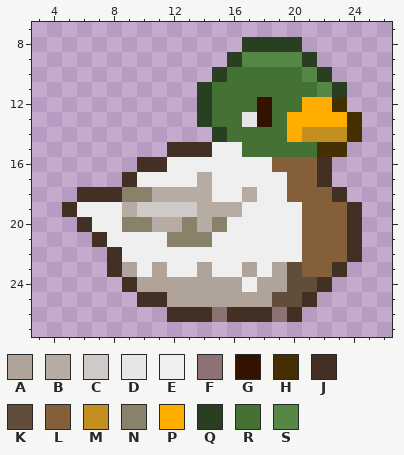
Two states of a pixel-art sprite, mod_source/textures/gui/mod_loading_mascot.png. Above: the version before the commit.
The file is 32x32 pixels. Colours within 5 levels of each other are drawn and written as one. Shown: x 3..26, y 7..27.
Palette (. is transparent): A #afa39a  B #b6aca3  C #cfcac7  D #e6e6e6  E #efefef  F #8c7272  G #331300  H #452f00  J #433025  K #604d3a  L #855f39  M #c38f20  N #8a816b  P #ffae00  Q #293f21  R #447134  S #558844
Now the later version:
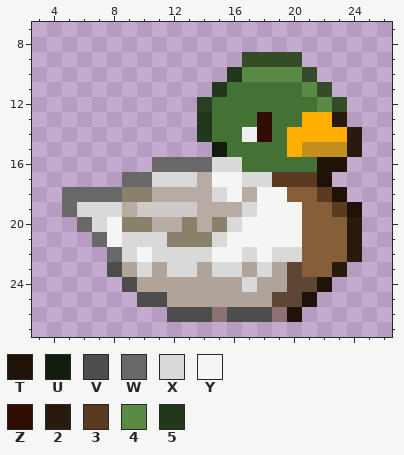
Colours new in this view: T #1f1209  U #101d0c  V #4d4d4d  W #686868  X #d9d9d9  Y #f5f5f5  Z #2f0d00  2 #281b0d  3 #5c3a21  4 #5b8a45  5 #21371a
What changed:
colour K: #604d3a -> #5e4636
colour S: #558844 -> #334e26
Changed rows in their new state; - is a pixel that keeps its letter.
first column x 5:
 8 ------------....----
 9 -----------.----.---
10 ----------.54444-.--
11 ---------.5-----4-.-
12 -------------R--R4S-
13 ---------5--RZ-R--2.
14 ---------5R-EZ--PPP2
15 -------...UR---PMMM2
16 -----.WWWWXXRRRRRTT-
17 ----WWXXX-YYXX333T--
18 WWWW------XY-YY--3T-
19 WXXX--------XYYY--3T
20 -WXY-------XYYYY---2
21 --WYXXX---XYYYYY---2
22 ---WXYXXXXYYXYXX---2
23 ---V-X-XX-XX-X----2-
24 ----V-------X----T--
25 -----VV---------T---
26 -------VVV-VVV-T----
Where, in picture pixels (left, top, right, bottom), the same in both pictures:
changed: (62, 37, 362, 322)
